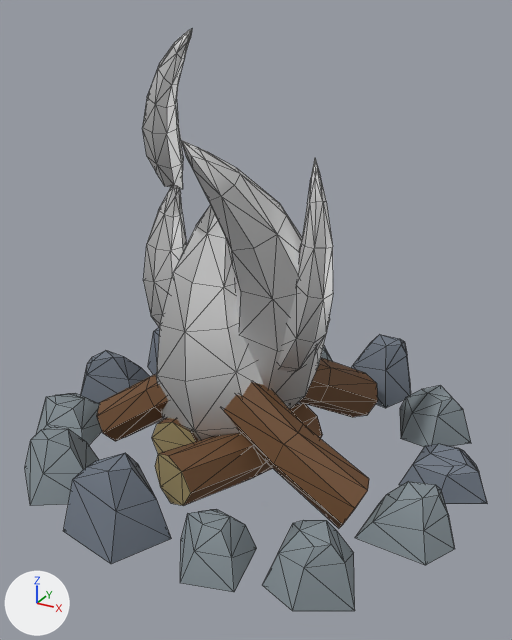
Renders of the glTF model 3DModels/glb/props/Bonfire_Lit.glb from each side of a commit.
Camera for both pictures: a 50 mm camera at (0.263, -0.471, 0.351) aimed at (0.012, -0.015, 0.123). Lighting does not change. The marker at lower left points along +X, +Y and +Z. The picture after the commit comes second. Mesh edges are drawn as thin lines. Vertices at exactly the same position are counted once.

In view in the first picture: 'Bonfire_Lit'.
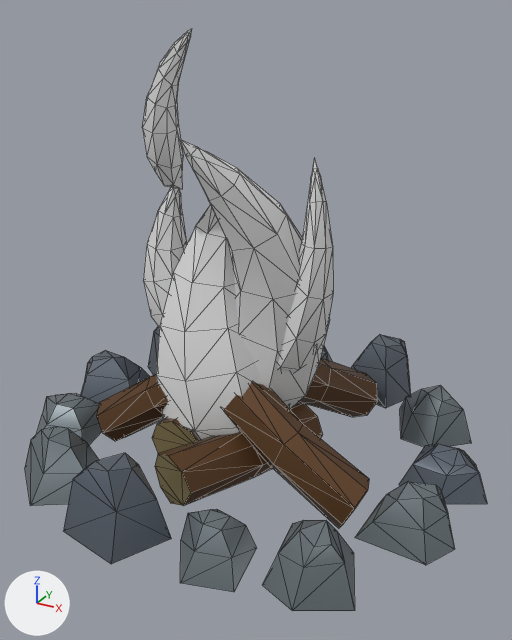
Where the newer file only moved an object's origin or applied its transform, the numbers keep the older frame.

Changed parts and their boxes (x1, y1, x2, y2) in the pictures (512 x 640 px):
```json
{"object": "Bonfire_Lit", "change": "surface changed", "before": [25, 29, 487, 611], "after": [25, 29, 487, 611]}
{"part": 1, "of": "me_cylinder_001", "change": "recoloured", "before": [97, 358, 377, 524], "after": [97, 358, 377, 524]}
{"part": 2, "of": "me_cylinder_001", "change": "recoloured", "before": [159, 423, 195, 506], "after": [159, 423, 195, 506]}
{"part": 3, "of": "me_cylinder_001", "change": "recoloured", "before": [25, 347, 455, 610], "after": [25, 347, 455, 610]}
{"part": 4, "of": "me_cylinder_001", "change": "recoloured", "before": [87, 331, 478, 564], "after": [87, 331, 478, 564]}
```

Edits to the scene script, one JSON object a line:
```json
{"op": "set", "path": "mat_fire.metallic", "old": "1.0", "new": "0.4"}
{"op": "set", "path": "mat_fire.roughness", "old": "0.553", "new": "1.0"}
{"op": "add", "block": "mat_stone_dark", "code": ["mat_stone_dark = principled_material('Stone_Dark')", "mat_stone_dark.base_color = (0.124, 0.146, 0.181)  # greyish blue #636b76", "mat_stone_dark.metallic = 0.4", "mat_stone_dark.roughness = 0.415"]}
{"op": "add", "block": "mat_wood", "code": ["mat_wood = principled_material('Wood')", "mat_wood.base_color = (0.122, 0.0548, 0.0193)  # brown #624226", "mat_wood.metallic = 0.4", "mat_wood.roughness = 0.415"]}
{"op": "add", "block": "mat_stone_light", "code": ["mat_stone_light = principled_material('Stone_Light')", "mat_stone_light.base_color = (0.177, 0.211, 0.231)  # grey #757f84", "mat_stone_light.metallic = 0.4", "mat_stone_light.roughness = 0.415"]}
{"op": "add", "block": "mat_woodside", "code": ["mat_woodside = principled_material('WoodSide')", "mat_woodside.base_color = (0.322, 0.254, 0.119)  # yellow #9a8a61", "mat_woodside.metallic = 0.4", "mat_woodside.roughness = 0.415"]}
{"block": "me_cylinder_001", "where": "me_cylinder_001.from_pydata(...)  # 629 vertices, 1162 faces; spans x -0.202..0.204, y -0.183..0.18, z -0.014..0.339"}
{"block": "me_cylinder_001", "where": "# used by ob_bonfire_lit; location = (0.0, 0.0, 0.0)"}
{"block": "me_cylinder_001", "change": "me_cylinder_001 part 1: 100 faces spanning x -0.122..0.128, y -0.112..0.112, z -0.014..0.098 switch from mat_wood_008 (brown #6d4a2b) to mat_wood (brown #624226)"}
{"block": "me_cylinder_001", "change": "me_cylinder_001 part 2: 15 faces spanning x -0.122..0.047, y -0.112..0.111, z -0.004..0.093 switch from mat_woodside_001 (yellow #aa996b) to mat_woodside (yellow #9a8a61)"}
{"block": "me_cylinder_001", "change": "me_cylinder_001 part 3: 92 faces spanning x -0.185..0.195, y -0.165..0.179, z -0.003..0.041 switch from mat_stone_light_007 (grey #828c92) to mat_stone_light (grey #757f84)"}
{"block": "me_cylinder_001", "change": "me_cylinder_001 part 4: 63 faces spanning x -0.202..0.194, y -0.183..0.17, z -0.003..0.054 switch from mat_stone_dark_007 (greyish blue #6e7783) to mat_stone_dark (greyish blue #636b76)"}
```
